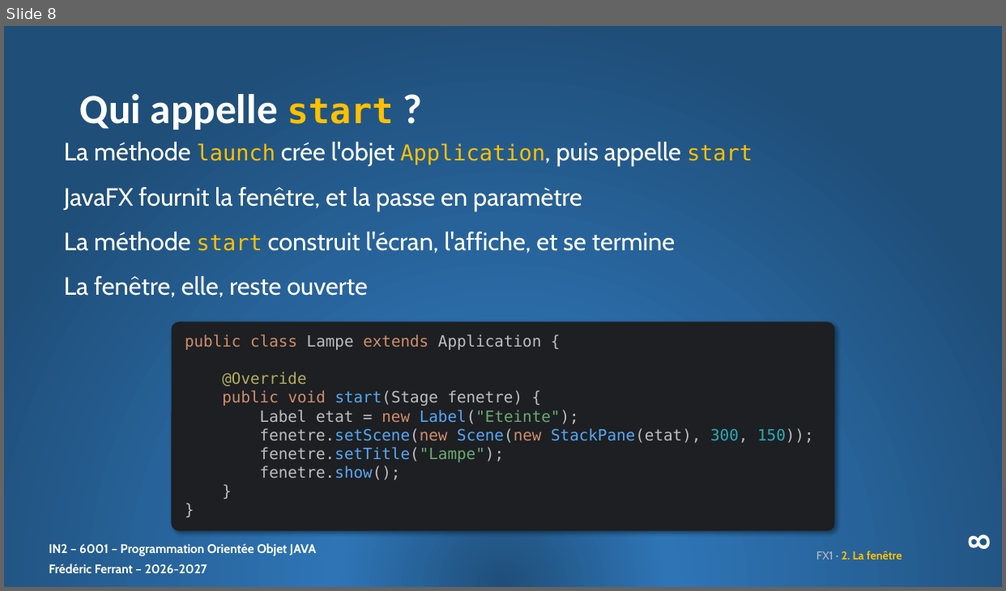
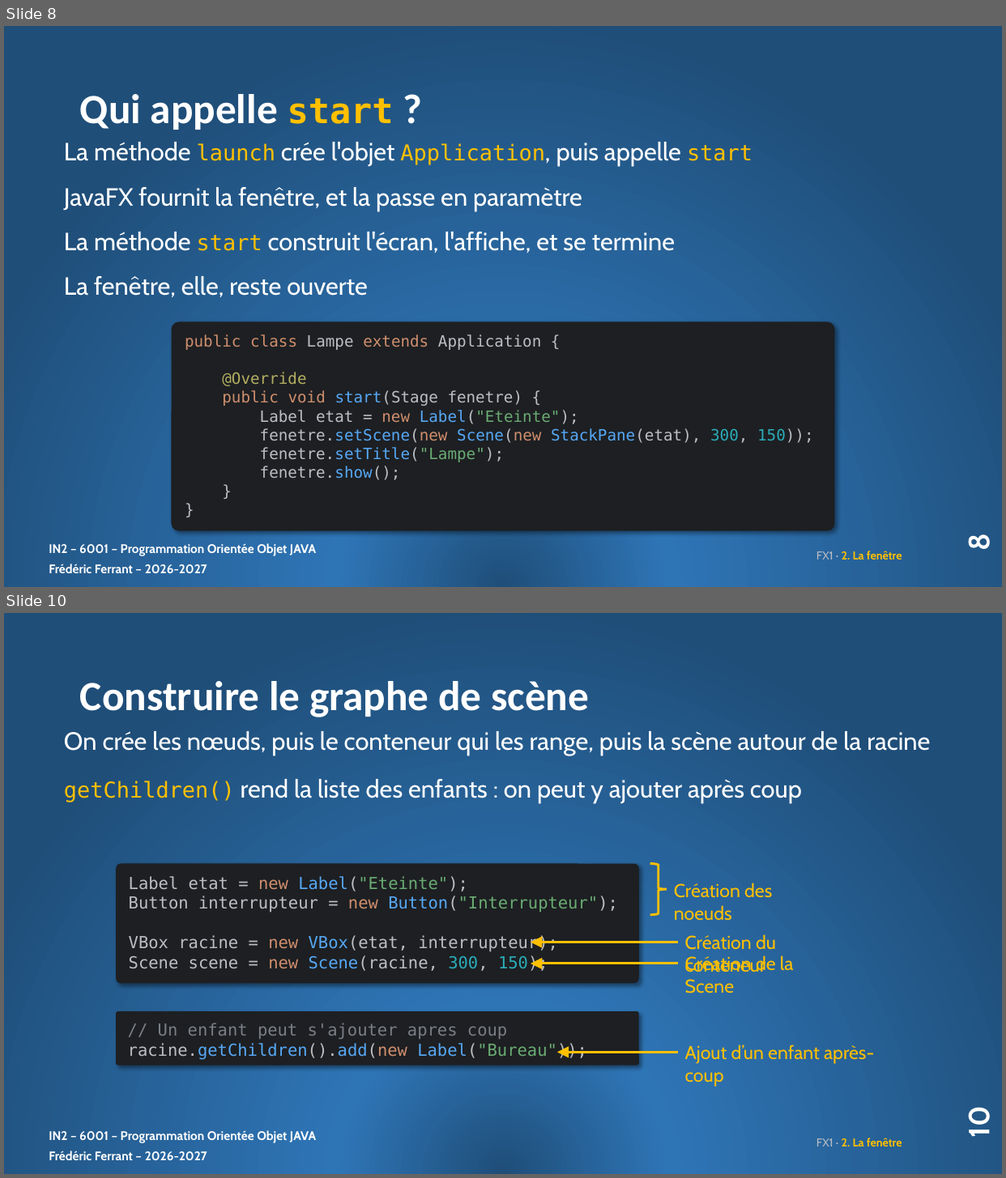
Before and after one commit to ferrantbe/ExercicesJavaClaude, a slide deck: _slides/remanies/14. FX1_slides.pptx. Shown one above the other, each under a label of ours: slide 8 before the commit, slides 8 and 10 after it; the slides between them are not shown. The pictures are 1006x591 and 1006x1178 pixels, drawn with LibreOffice and Linux fonts; fonts in the diff are those of the drawing. Boxes give left, top, right and bottom in pixels: in the first picture for what was removed or moved away, otherwise in the second. Text is boxed around its words. In the diff, an @@ line names an element or a change of style, - is before the commit and + after.

```diff
--- a/_slides/remanies/14. FX1_slides.pptx
+++ b/_slides/remanies/14. FX1_slides.pptx
@@ slide 10 added at [4,613,1002,1174], background gradient #1F4E79 to #2E75B6; not listed: 2 template elements that a slide beside it also shows @@
@@ title added at [80,681,589,717], 40 pt, text #FFFFFF, bold @@
+Construire le graphe de scène
@@ text added at [64,731,930,803], 24 pt, text #FFFFFF @@
+On crée les nœuds, puis le conteneur qui les range, puis la scène autour de la racine
+getChildren() rend la liste des enfants : on peut y ajouter après coup
@@ rounded rectangle added at [116,864,639,983], fill #1D1F22, 16 pt, text #BCBEC4 @@
+Label etat = new Label("Eteinte");
+Button interrupteur = new Button("Interrupteur");
+VBox racine = new VBox(etat, interrupteur);
+Scene scene = new Scene(racine, 300, 150);
@@ right brace added at [650,864,667,914], outline #FFC000 2.25 pt @@
@@ text added at [674,883,772,921], 18 pt, text #FFC000 @@
+Création des noeuds
@@ arrow added from (678, 943) to (530, 943), #FFC000 2.25 pt @@
@@ text added at [685,935,776,973], 18 pt, text #FFC000 @@
+Création du conteneur
@@ arrow added from (678, 964) to (530, 964), #FFC000 2.25 pt @@
@@ text added at [685,956,794,994], 18 pt, text #FFC000 @@
+Création de la Scene
@@ rounded rectangle added at [116,1012,639,1066], fill #1D1F22, 16 pt, text #7A7E85 @@
+// Un enfant peut s'ajouter apres coup
+racine.getChildren().add(new Label("Bureau"));
@@ text added at [685,1045,874,1087], 18 pt, text #FFC000 @@
+Ajout d’un enfant après-coup
@@ arrow added from (678, 1053) to (557, 1053), #FFC000 2.25 pt @@
@@ page number added at [961,1109,997,1137], 28 pt, text #FFFFFF, bold @@
+10
@@ text added at [816,1138,902,1147], 11 pt, text #FFC000, bold @@
+FX1 · 2. La fenêtre
```
Also in this commit, not shown: 10 slides changed, 2 other files.
